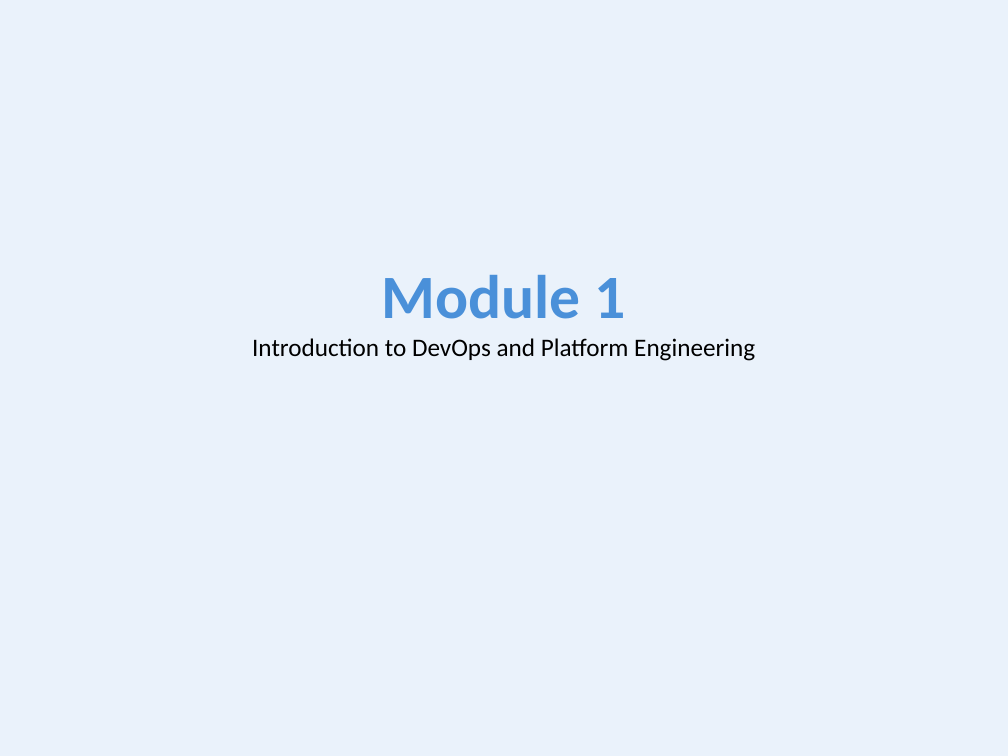
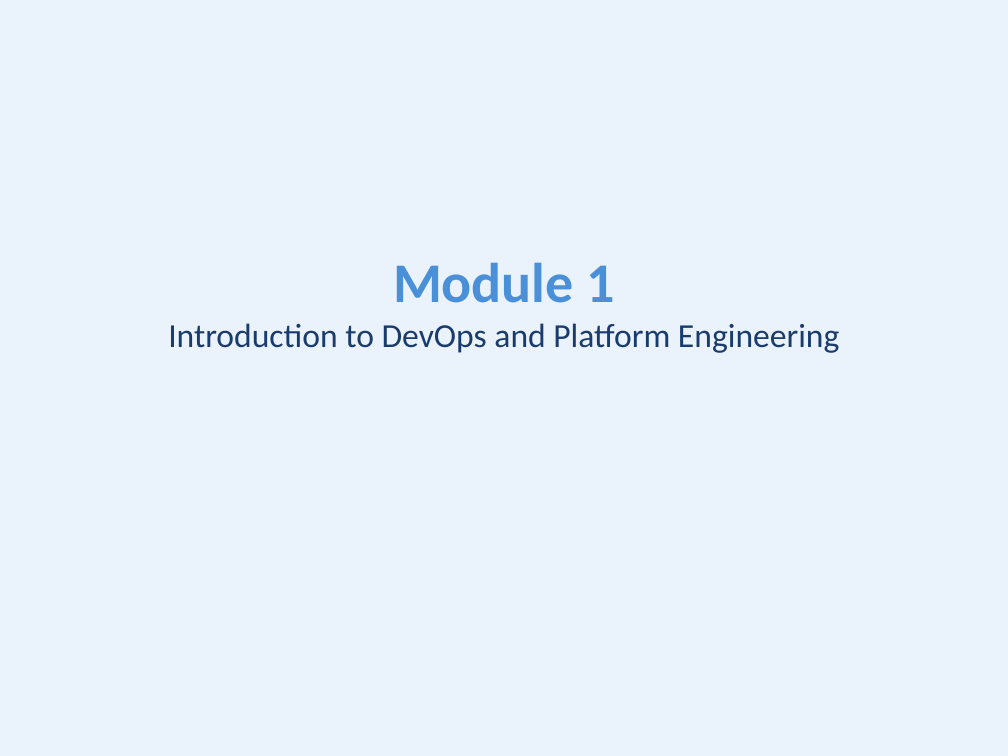
Before and after one commit to kumbulanit/devopsplaformngr, a slide deck: slide 2 of slides/DevOps-PlatformEngineering-Day1.pptx. Drawn at 1008x756 pixels with LibreOffice and Linux fonts; fonts in the diff are those of the drawing. Boxes give left, top, right and bottom in pixels: in the first picture for what was removed or moved away, otherwise in the second. Text is boxed around its words. In the diff, an @@ line names an element or a change of style, - is before the commit and + after.

```diff
--- a/slides/DevOps-PlatformEngineering-Day1.pptx
+++ b/slides/DevOps-PlatformEngineering-Day1.pptx
@@ text at (x1=168, y1=262, x2=839, y2=353): text changed; size 18 to 24 pt; text colour #000000 to #1A3C6C @@
-Module 1
-Introduction to DevOps and Platform Engineering
+Module 1
+Introduction to DevOps and Platform Engineering
```
Also in this commit, not shown: 3 other slides changed, 82 slides added, 1 slide removed, 39 other files.
